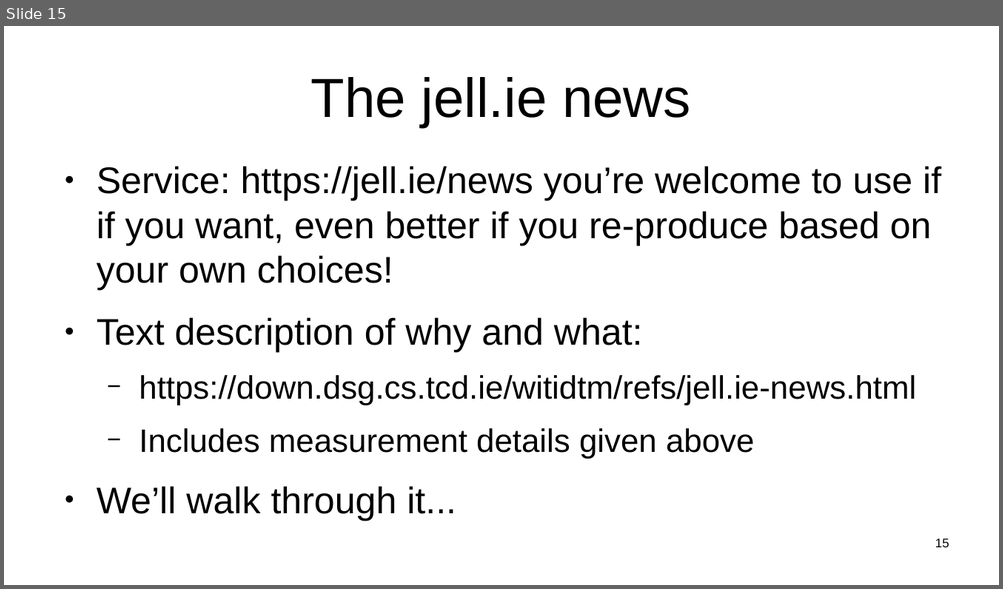
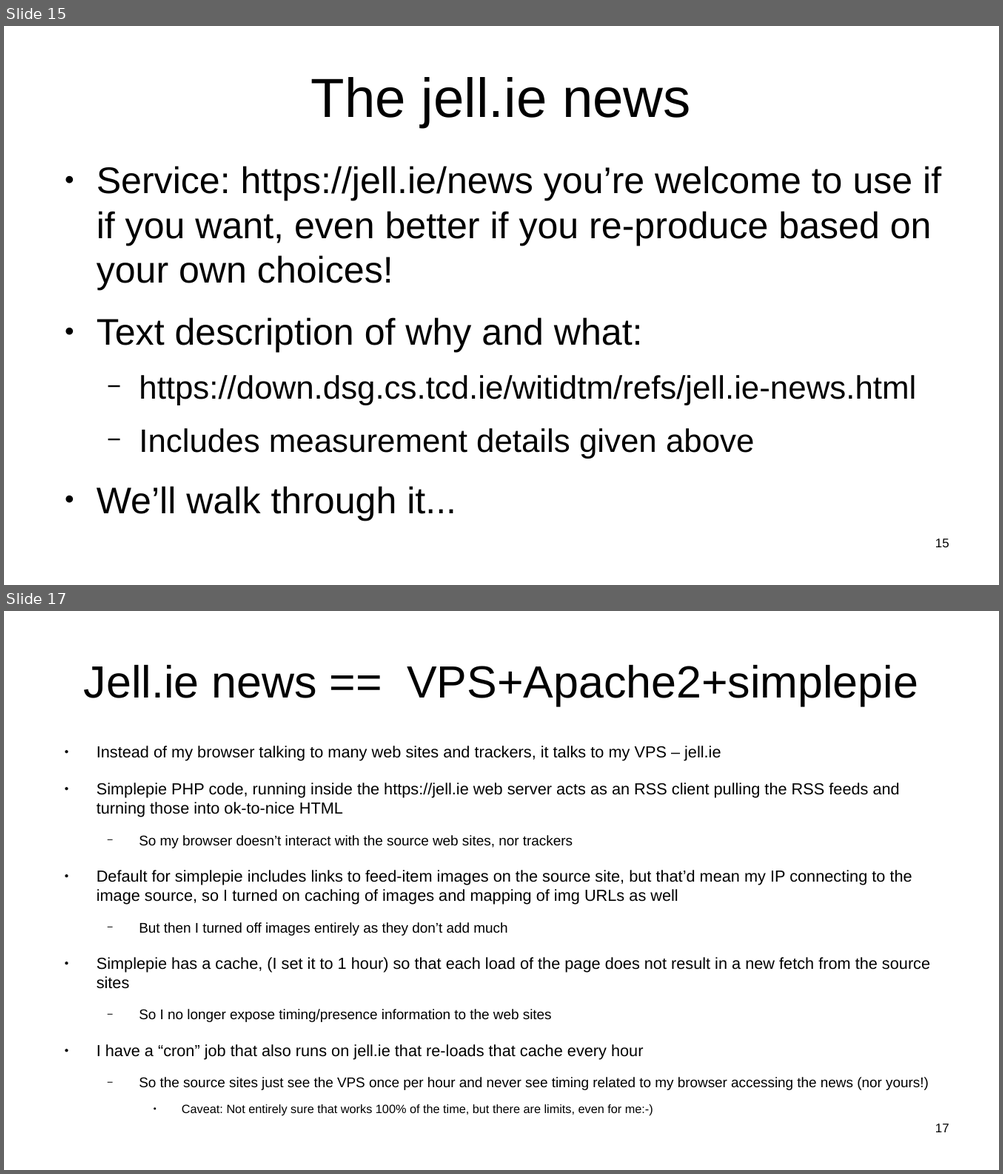
Before and after one commit to sftcd/witidtm, a slide deck: lectures/300-jellie.odp. Shown one above the other, each under a label of ours: slide 15 before the commit, slides 15 and 17 after it; the slides between them are not shown. The pictures are 1003x589 and 1003x1174 pixels, drawn with LibreOffice and Linux fonts; fonts in the diff are those of the drawing. Boxes give left, top, right and bottom in pixels: in the first picture for what was removed or moved away, otherwise in the second. Text is boxed around its words. In the diff, an @@ line names an element or a change of style, - is before the commit and + after.

Commit message:
updated news

```diff
--- a/lectures/300-jellie.odp
+++ b/lectures/300-jellie.odp
@@ slide 17 added at bbox=[4, 611, 999, 1170], background #FFFFFF @@
@@ title added at bbox=[84, 664, 918, 706], 36 pt, text #000000 @@
+Jell.ie news == VPS+Apache2+simplepie
@@ text added at bbox=[96, 746, 930, 1116], 12.8 pt, text #000000 @@
+● Instead of my browser talking to many web sites and trackers, it talks to my VPS – jell.ie
+● Simplepie PHP code, running inside the https://jell.ie web server acts as an RSS client pulling the RSS feeds and turning those into ok-to-nice HTML
+  − So my browser doesn’t interact with the source web sites, nor trackers
+● Default for simplepie includes links to feed-item images on the source site, but that’d mean my IP connecting to the image source, so I turned on caching of images and mapping of img URLs as well
+  − But then I turned off images entirely as they don’t add much
+● Simplepie has a cache, (I set it to 1 hour) so that each load of the page does not result in a new fetch from the source sites
+  − So I no longer expose timing/presence information to the web sites
+● I have a “cron” job that also runs on jell.ie that re-loads that cache every hour
+  − So the source sites just see the VPS once per hour and never see timing related to my browser accessing the news (nor yours!)
+    ● Caveat: Not entirely sure that works 100% of the time, but there are limits, even for me:-)
@@ page number added at bbox=[935, 1124, 949, 1133], 10 pt, text #000000 @@
+17
```
Also in this commit, not shown: 4 slides changed, 2 other slides added, 1 slide removed, 1 other file.
